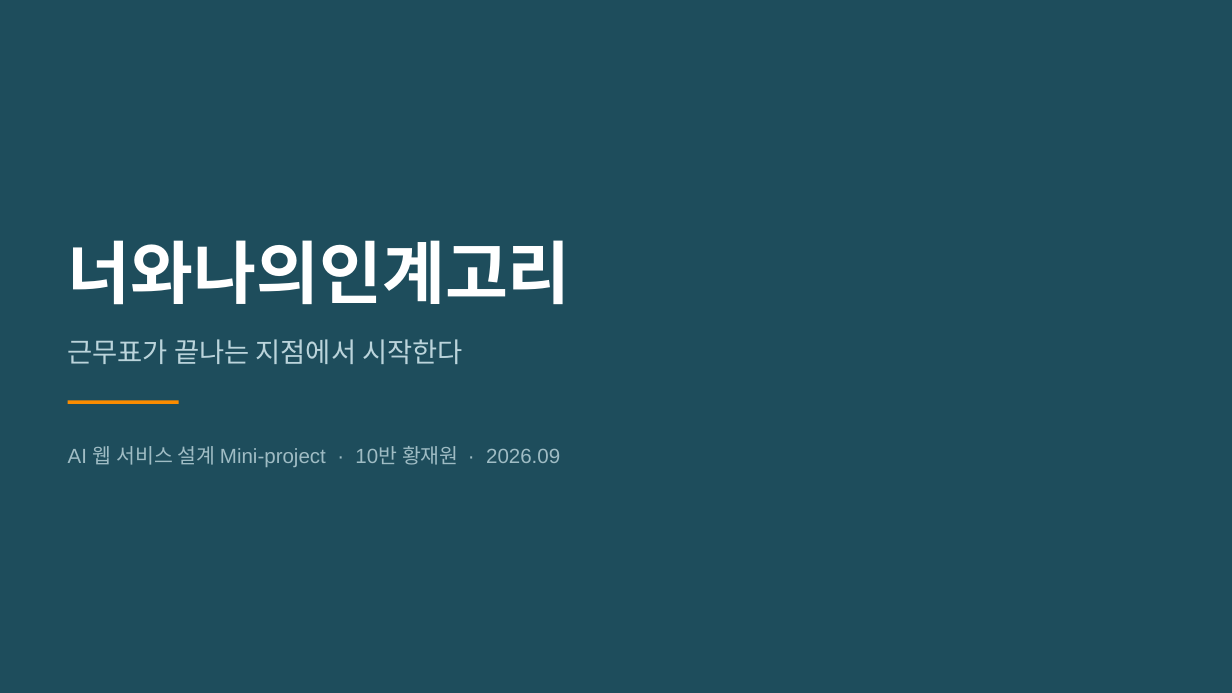
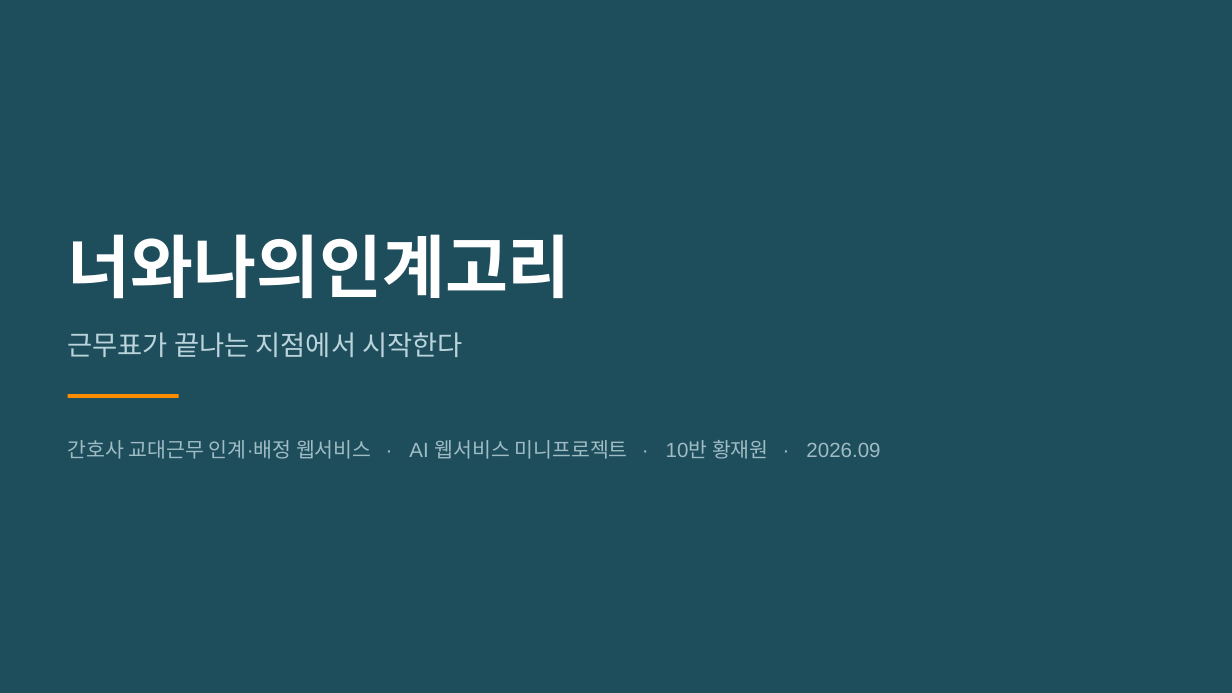
Before and after one commit to wodnjs2020136144/skala-webservice-mini, a slide deck: slide 1 of deliverables/10반_황재원_너와나의인계고리-개요.pptx. Drawn at 1232x693 pixels with LibreOffice and Linux fonts; fonts in the diff are those of the drawing. Boxes give left, top, right and bottom in pixels: in the first picture for what was removed or moved away, otherwise in the second. Text is boxed around its words. In the diff, an @@ line names an element or a change of style, - is before the commit and + after.

```diff
--- a/deliverables/10반_황재원_너와나의인계고리-개요.pptx
+++ b/deliverables/10반_황재원_너와나의인계고리-개요.pptx
@@ 2 texts, 1 rectangle: place and size @@
-2 texts, 1 rectangle at <box>68,240,571,404</box>
+2 texts, 1 rectangle at <box>68,234,571,398</box>
@@ text at <box>68,440,880,459</box>: text changed @@
-AI 웹 서비스 설계 Mini-project · 10반 황재원 · 2026.09
+간호사 교대근무 인계·배정 웹서비스 · AI 웹서비스 미니프로젝트 · 10반 황재원 · 2026.09
```
Also in this commit, not shown: 4 other slides changed, 25 slides added, 23 slides removed, 16 other files.
